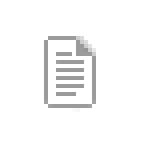
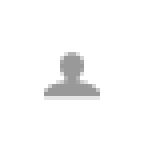
Revision of a layered w=144, h=144 image; what changed, layer by layer:
added layer "Layer 8" above "doc" over 44, 52, 100, 100
moved "Layer 7" into group "doc" over 56, 52, 84, 96
moved "Layer 4" into group "doc" over 44, 36, 96, 112
